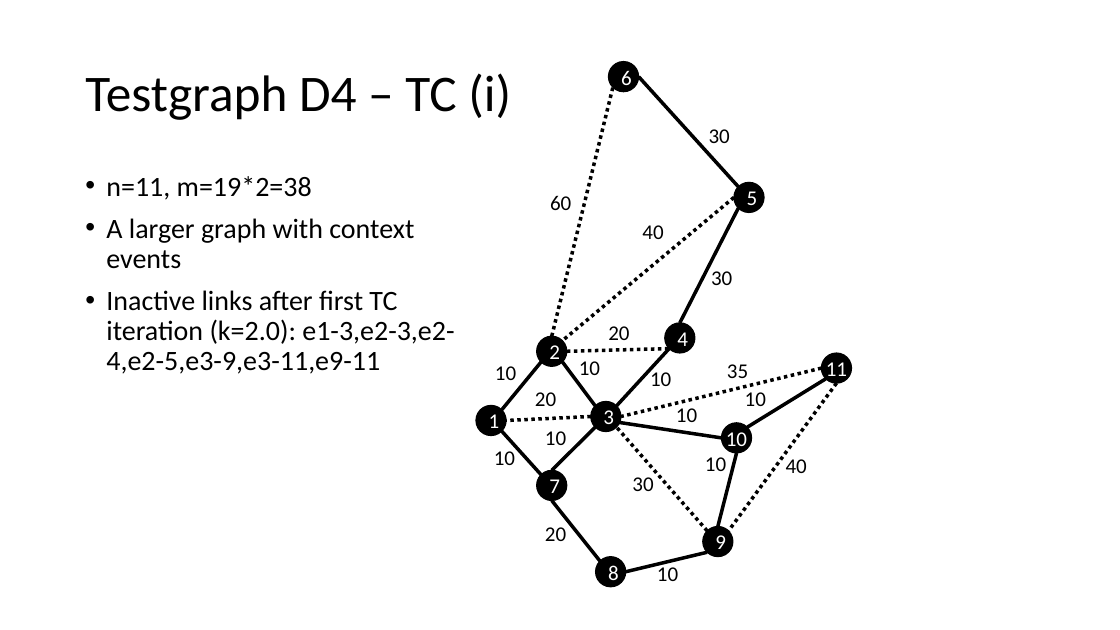
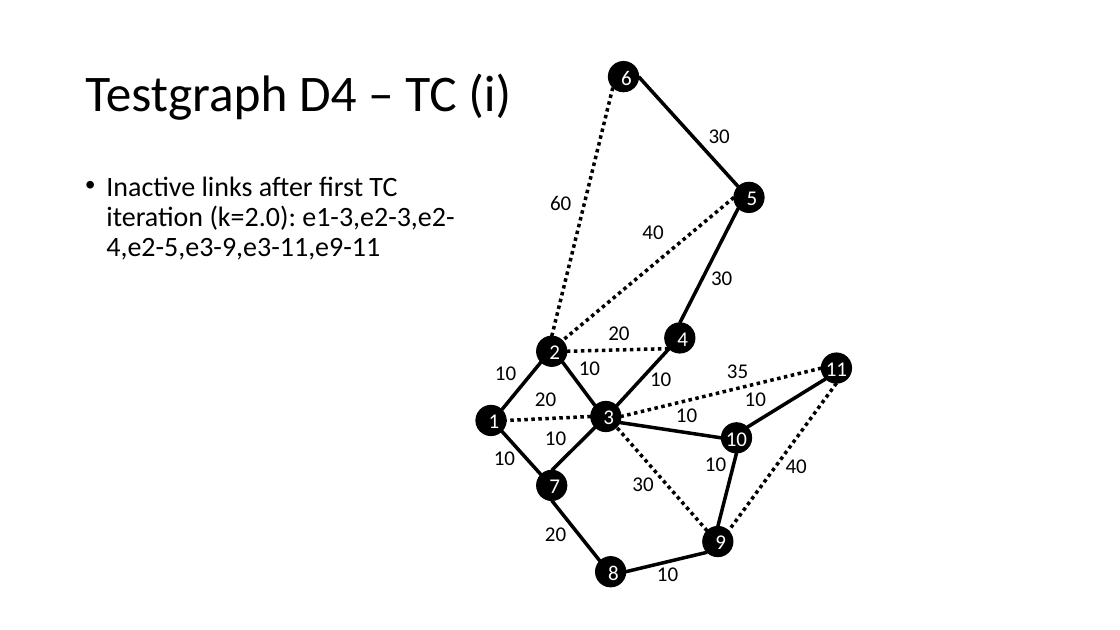
Before and after one commit to eMoflon/cobolt, a slide deck: slide 5 of de.tudarmstadt.maki.modeling.jvlc/instances/testgraphs.pptx (slide 4 before the commit). Drawn at 1120x630 pixels with LibreOffice and Linux fonts; fonts in the diff are those of the drawing. Boxes give left, top, right and bottom in pixels: in the first picture for what was removed or moved away, otherwise in the second. Text is boxed around its words. In the diff, an @@ line names an element or a change of style, - is before the commit and + after.

```diff
--- a/de.tudarmstadt.maki.modeling.jvlc/instances/testgraphs.pptx
+++ b/de.tudarmstadt.maki.modeling.jvlc/instances/testgraphs.pptx
@@ text at [106, 176, 414, 269]: paragraphs removed @@
-• n=11, m=19*2=38
-• A larger graph with context events
```
Also in this commit, not shown: 1 slide added, 3 other files.
